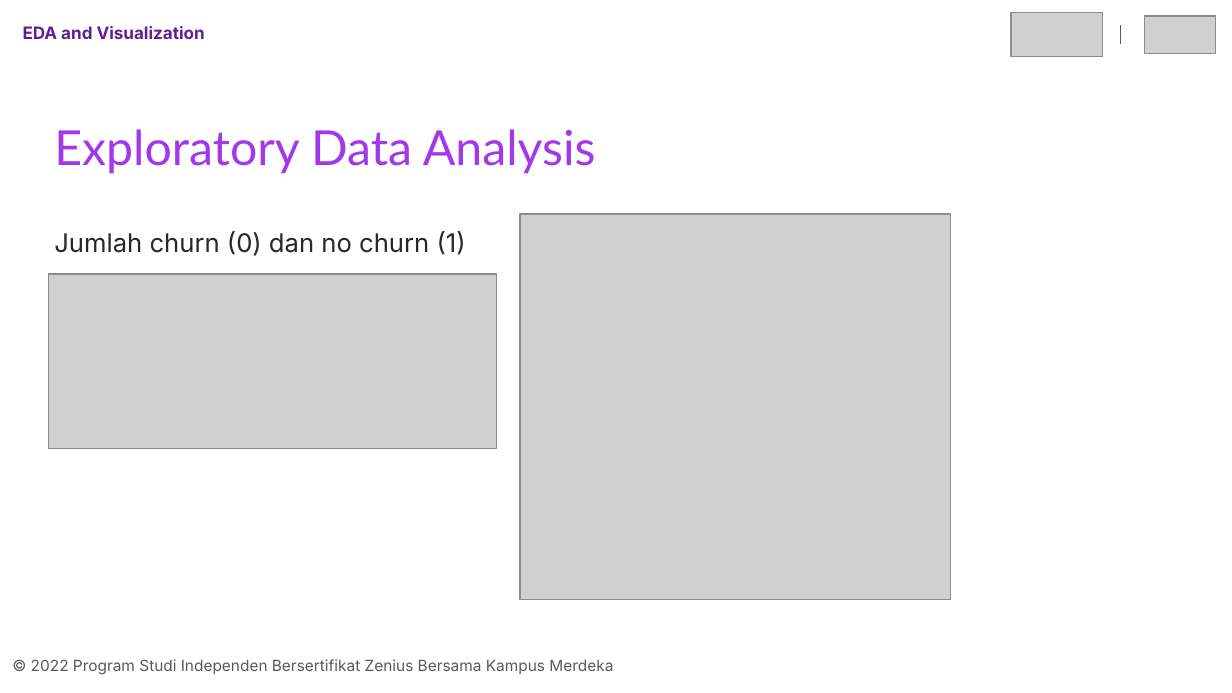
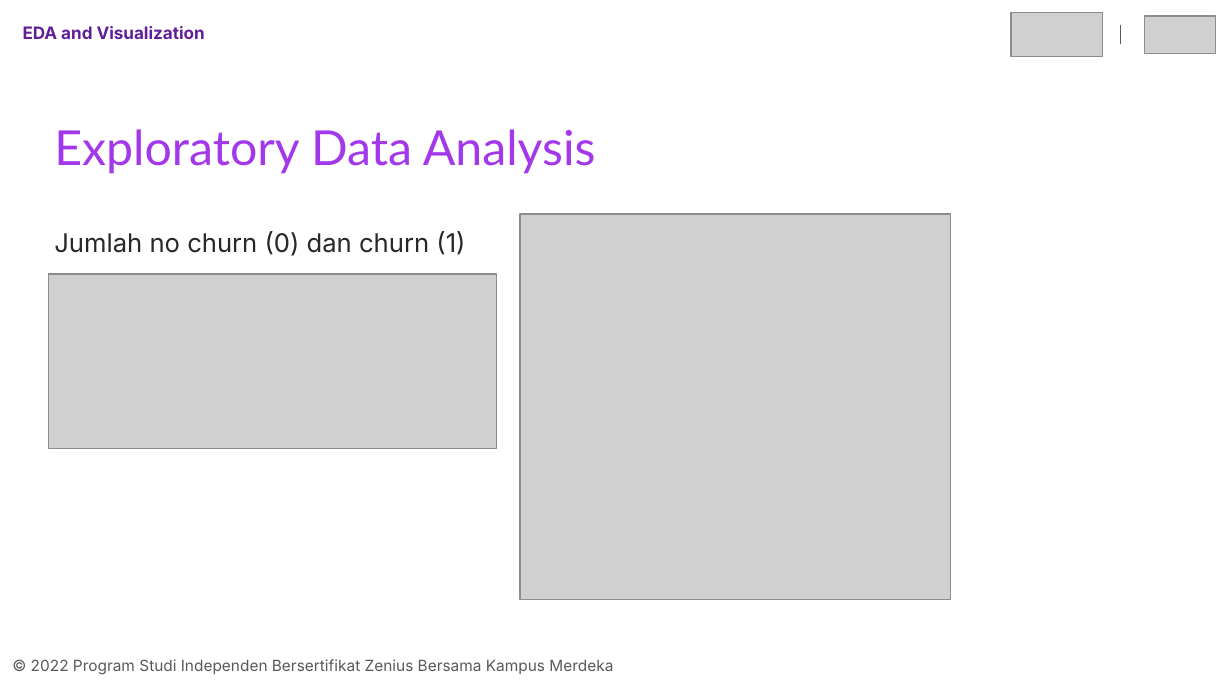
Before and after one commit to blitzaaard/final-project-kelompok-5-Aditya-Bariq-Ikhsan, a slide deck: slide 10 of final-project-kelompok-5-Aditya Bariq Ikhsan.pptx. Drawn at 1232x693 pixels with LibreOffice and Linux fonts; fonts in the diff are those of the drawing; grey boxes stand for pictures. Boxes give left, top, right and bottom in pixels: in the first picture for what was removed or moved away, otherwise in the second. Text is boxed around its words. In the diff, an @@ line names an element or a change of style, - is before the commit and + after.

```diff
--- a/final-project-kelompok-5-Aditya Bariq Ikhsan.pptx
+++ b/final-project-kelompok-5-Aditya Bariq Ikhsan.pptx
@@ text at box(54, 231, 465, 256): text changed @@
-Jumlah churn (0) dan no churn (1)
+Jumlah no churn (0) dan churn (1)
```
Also in this commit, not shown: 3 other slides changed, 6 slides added, 1 other file.
